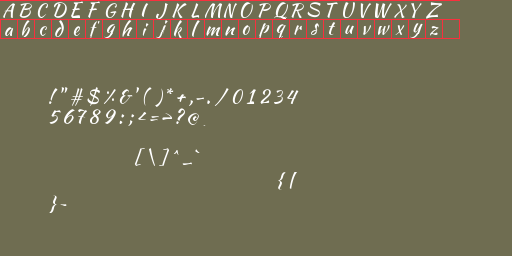
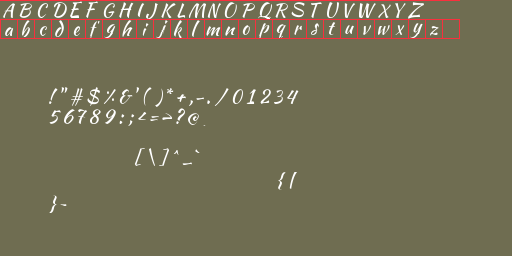
Layers edited between the first and the second 512 x 256 image:
painted on "Font" over 70, 1, 442, 19
